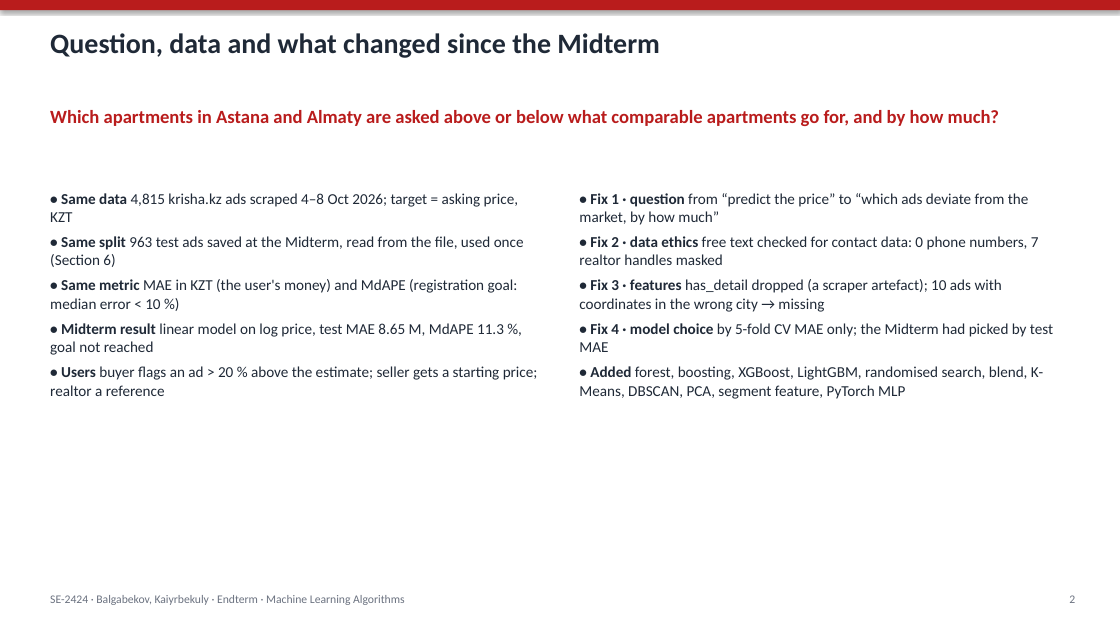
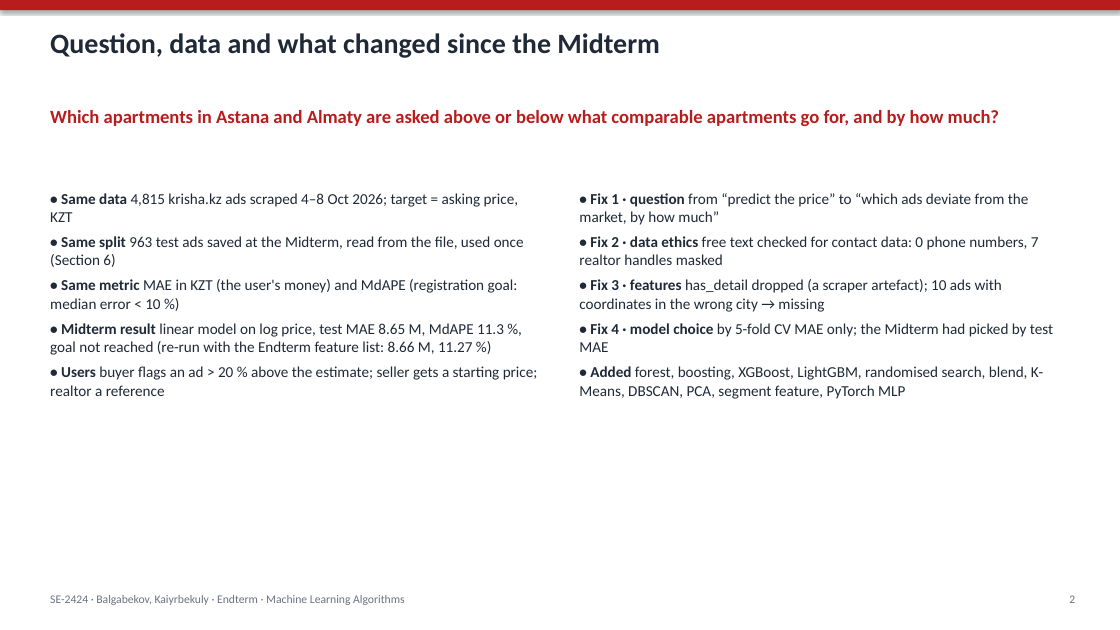
Before and after one commit to Newterios/mla_midtem, a slide deck: slide 2 of slides/Endterm_SE-2424_slides.pptx. Drawn at 1120x630 pixels with LibreOffice and Linux fonts; fonts in the diff are those of the drawing. Boxes give left, top, right and bottom in pixels: in the first picture for what was removed or moved away, otherwise in the second. Text is boxed around its words. In the diff, an @@ line names an element or a change of style, - is before the commit and + after.

Commit message:
Clarify the Midterm reference numbers: 8.65 M as reported vs 8.66 M re-run with the Endterm feature list

```diff
--- a/slides/Endterm_SE-2424_slides.pptx
+++ b/slides/Endterm_SE-2424_slides.pptx
@@ text at (50, 323, 504, 355): text changed @@
-• Midterm result linear model on log price, test MAE 8.65 M, MdAPE 11.3 %, goal not reached
+• Midterm result linear model on log price, test MAE 8.65 M, MdAPE 11.3 %, goal not reached (re-run with the Endterm feature list: 8.66 M, 11.27 %)
```
Also in this commit, not shown: 4 other files.
